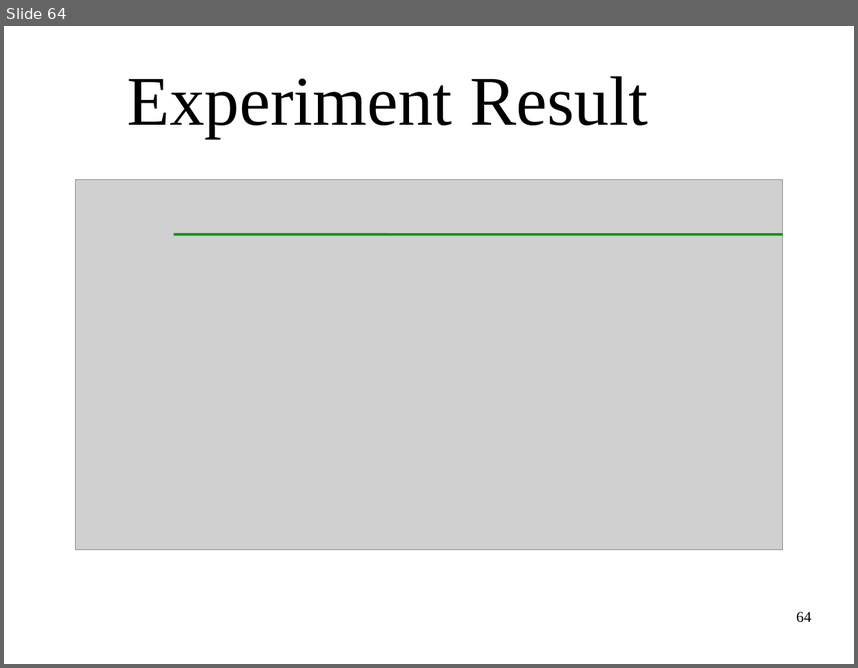
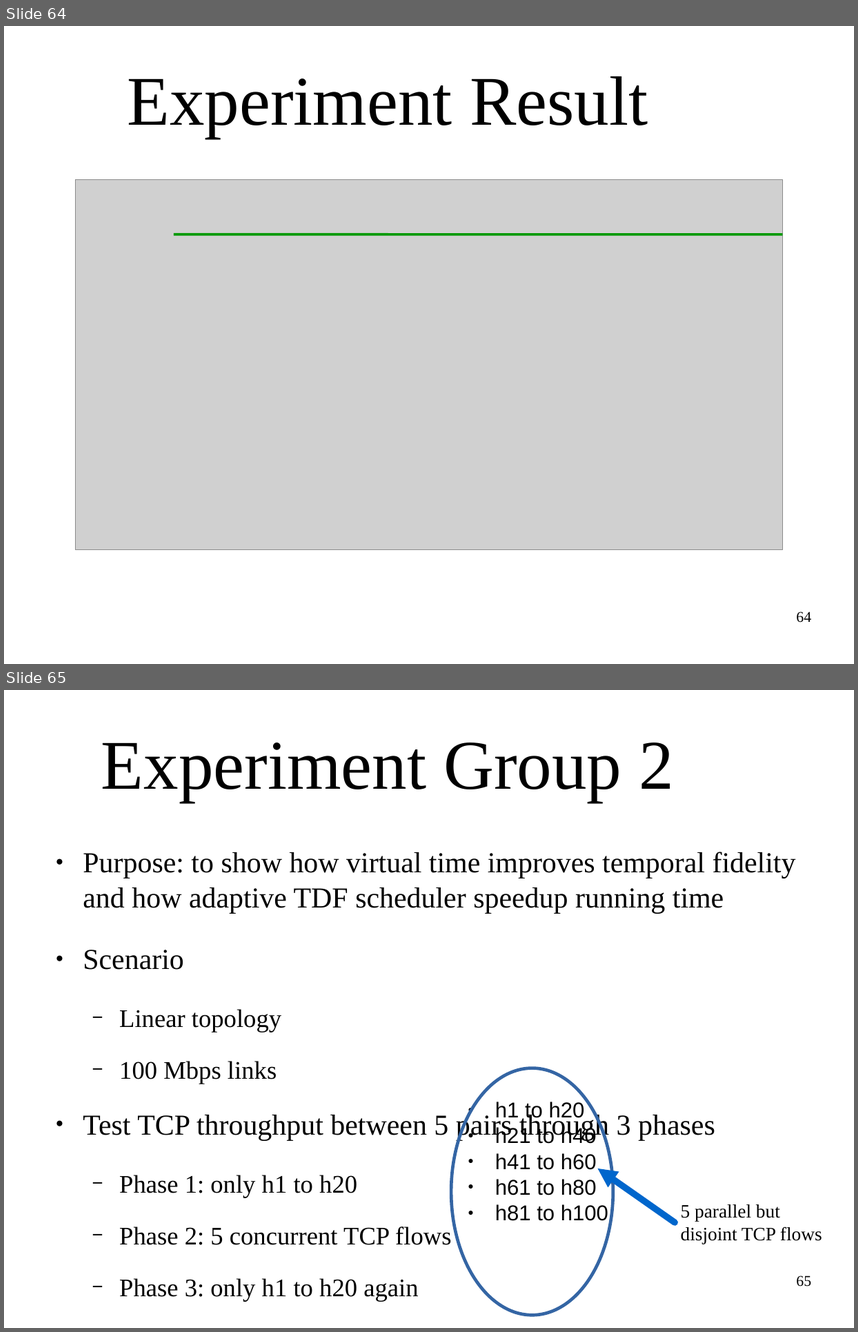
Before and after one commit to littlepretty/OralExam2015, a slide deck: VirtualTime.odp. Shown one above the other, each under a label of ours: slide 64 before the commit, slides 64 and 65 after it. The pictures are 858x668 and 858x1332 pixels, drawn with LibreOffice and Linux fonts; fonts in the diff are those of the drawing; grey boxes stand for pictures; background and template pictures are left out. Boxes give left, top, right and bottom in pixels: in the first picture for what was removed or moved away, otherwise in the second. Text is boxed around its words. In the diff, an @@ line names an element or a change of style, - is before the commit and + after.

```diff
--- a/VirtualTime.odp
+++ b/VirtualTime.odp
@@ slide 65 added at [4, 690, 854, 1328], background picture (left out) @@
@@ title added at [101, 742, 675, 802], 65.1 pt, text #000000 @@
+Experiment Group 2
@@ text added at [83, 851, 796, 1301], 27 pt, text #000000 @@
+● Purpose: to show how virtual time improves temporal fidelity and how adaptive TDF scheduler speedup running time
+● Scenario
+  − Linear topology
+  − 100 Mbps links
+● Test TCP throughput between 5 pairs through 3 phases
+  − Phase 1: only h1 to h20
+  − Phase 2: 5 concurrent TCP flows
+  − Phase 3: only h1 to h20 again
@@ ellipse added at [451, 1068, 613, 1315], outline #3465A4 3 pt @@
@@ text added at [495, 1101, 608, 1221], 20 pt, text #000000 @@
+● h1 to h20
+● h21 to h40
+● h41 to h60
+● h61 to h80
+● h81 to h100
@@ arrow added from (675, 1222) to (598, 1168), #0066CC 6.01 pt @@
@@ text added at [681, 1204, 822, 1243], 17.6 pt, text #000000 @@
+5 parallel but disjoint TCP flows
@@ page number added at [796, 1275, 811, 1286], 14 pt, text #000000 @@
+65
```
Also in this commit, not shown: 5 other slides added, 3 slides removed.
